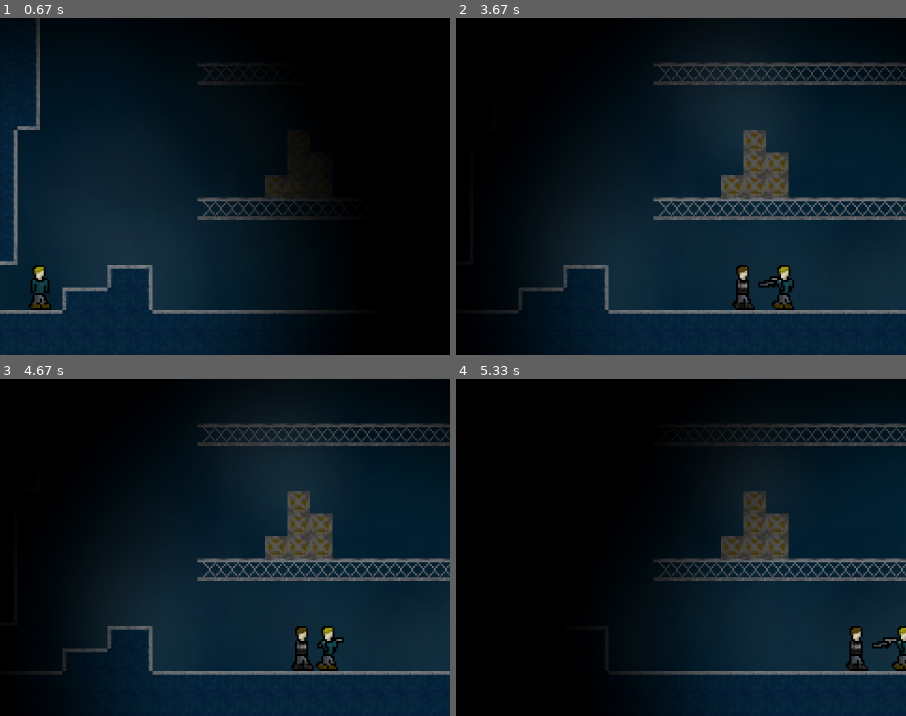
Above: before the commit, frames 1-4 (two rows, left to right).
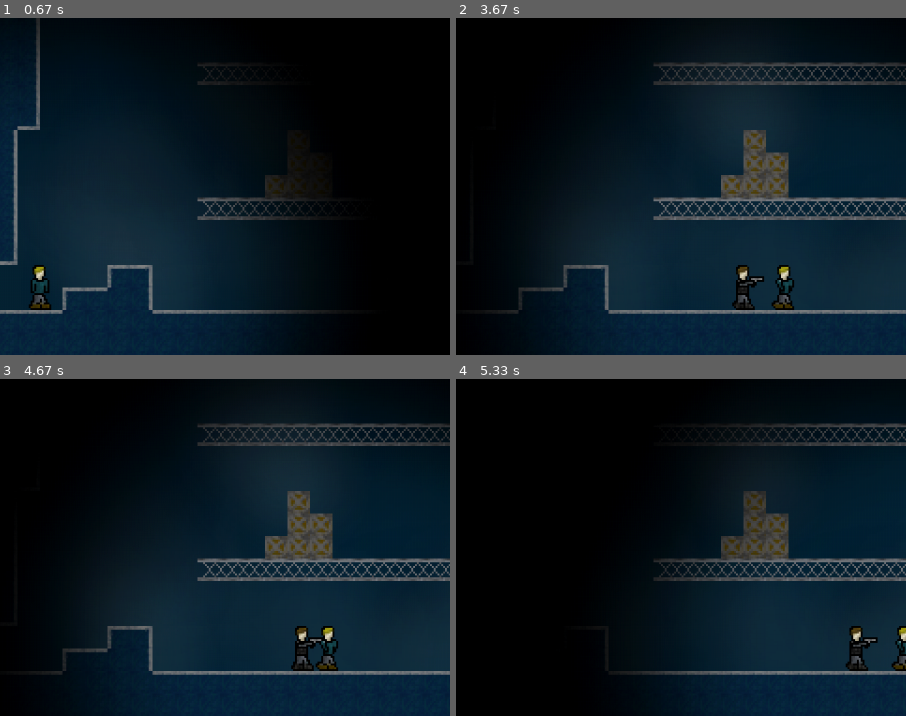
Above: after the commit, the same moments.

Repository: Sigton/stealth
Game: pygame game, started from source/main.py
Two runs of this game, one before a commit and one after it. Both use one fixed random seed, a clock stepped at 60 frames per second and the inputs below.
Inputs:
- Up to frame 1 (0.67 s): hold Right from 0.33 s (still down)
- Up to frame 2 (3.67 s): release Right at 0.8 s; hold Up 0.83-1.13 s; hold Right 1.17-1.63 s; hold Left 1.67-2.2 s; hold Left 2.23-2.63 s; hold Up 2.67-3.03 s; hold Right from 3.07 s (still down)
- Up to frame 3 (4.67 s): release Right at 3.7 s; hold Left 3.73-4.2 s; hold Right from 4.23 s (still down)
- Up to frame 4 (5.33 s): release Right at 4.7 s; hold Right from 5.07 s (still down)
The pictures show only the part of the screen within x 6-56%, y 50-100%; the shares and areas given below are measured in that part.

Frame 1 is identical in both runs. In frame 2, 0.2% of the frame differs, in the area x 62-72%, y 76-81%; in frame 3, 0.2%; in frame 4, 0.2%, in the area x 87-99%, y 76-81%.

Commit message:
Undid changes to the arm image as they didnt work

Diff:
--- a/source/arms.py
+++ b/source/arms.py
@@ -17,8 +17,8 @@
         # Load the image
         self.sprite_sheet = spritesheet.SpriteSheet("resources/arms.png")
 
-        self.arm_right = self.sprite_sheet.get_image(0, 0, 50, 12)
-        self.arm_left = self.sprite_sheet.get_image(0, 12, 50, 12)
+        self.arm_right = self.sprite_sheet.get_image(0, 0, 28, 12)
+        self.arm_left = self.sprite_sheet.get_image(0, 12, 28, 12)
 
         self.image = self.arm_right
 
Binary file changed: source/resources/arms.png
